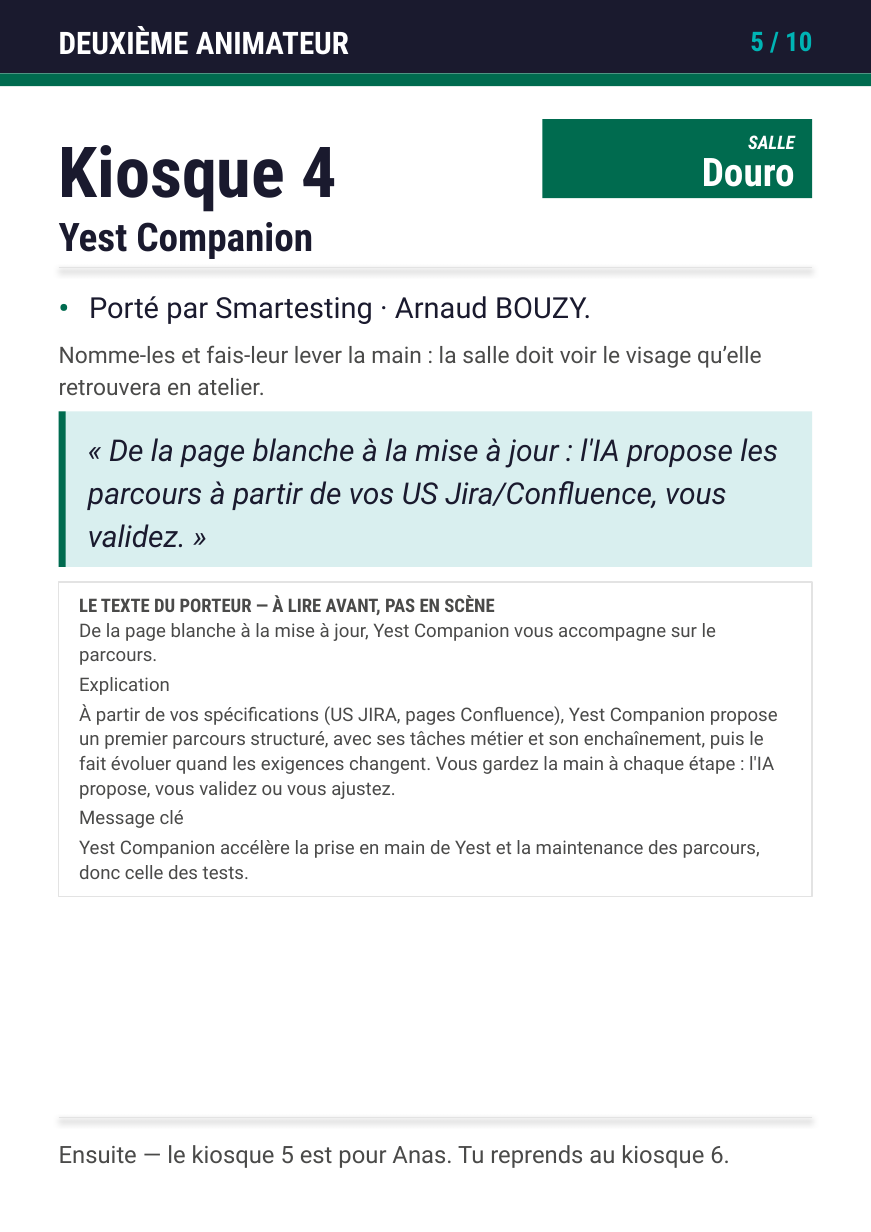
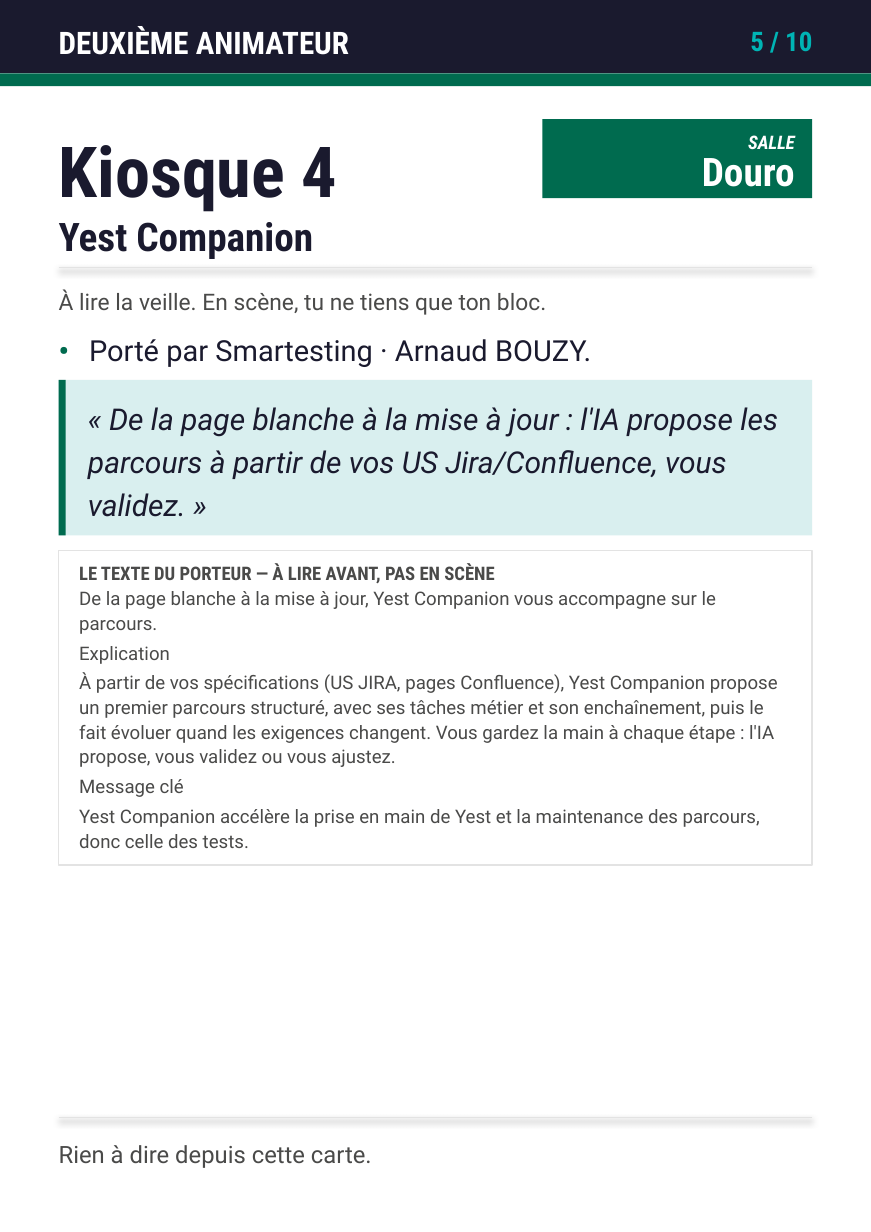
Before and after one commit to caa-jdelaux/info-hub, a slide deck: slide 31 of outils/fiches/fiches-animateurs.pptx (slide 28 before the commit). Drawn at 871x1232 pixels with LibreOffice and Linux fonts; fonts in the diff are those of the drawing. Boxes give left, top, right and bottom in pixels: in the first picture for what was removed or moved away, otherwise in the second. Text is boxed around its words. In the diff, an @@ line names an element or a change of style, - is before the commit and + after.

```diff
--- a/outils/fiches/fiches-animateurs.pptx
+++ b/outils/fiches/fiches-animateurs.pptx
@@ text added at <box>59,290,546,315</box>, 11 pt, text #4A4A49 @@
+À lire la veille. En scène, tu ne tiens que ton bloc.
@@ text "•": place and size @@
-text "•" at <box>58,284,88,325</box>
+text "•" at <box>58,328,88,368</box>
@@ text "Porté par Smartesting · Arnaud ...": place and size @@
-text "Porté par Smartesting · Arnaud ..." at <box>89,296,591,324</box>
+text "Porté par Smartesting · Arnaud ..." at <box>89,339,591,367</box>
@@ text removed at <box>59,345,762,395</box> @@
-Nomme-les et fais-leur lever la main : la salle doit voir le visage qu’elle retrouvera en atelier.
@@ 7 texts, 3 rectangles: place and size @@
-7 texts, 3 rectangles at <box>58,411,811,896</box>
+7 texts, 3 rectangles at <box>58,380,811,865</box>
@@ text at <box>59,1145,372,1168</box>: text changed @@
-Ensuite — le kiosque 5 est pour Anas. Tu reprends au kiosque 6.
+Rien à dire depuis cette carte.
```
Also in this commit, not shown: 23 other slides changed, 3 slides added, 7 other files.
